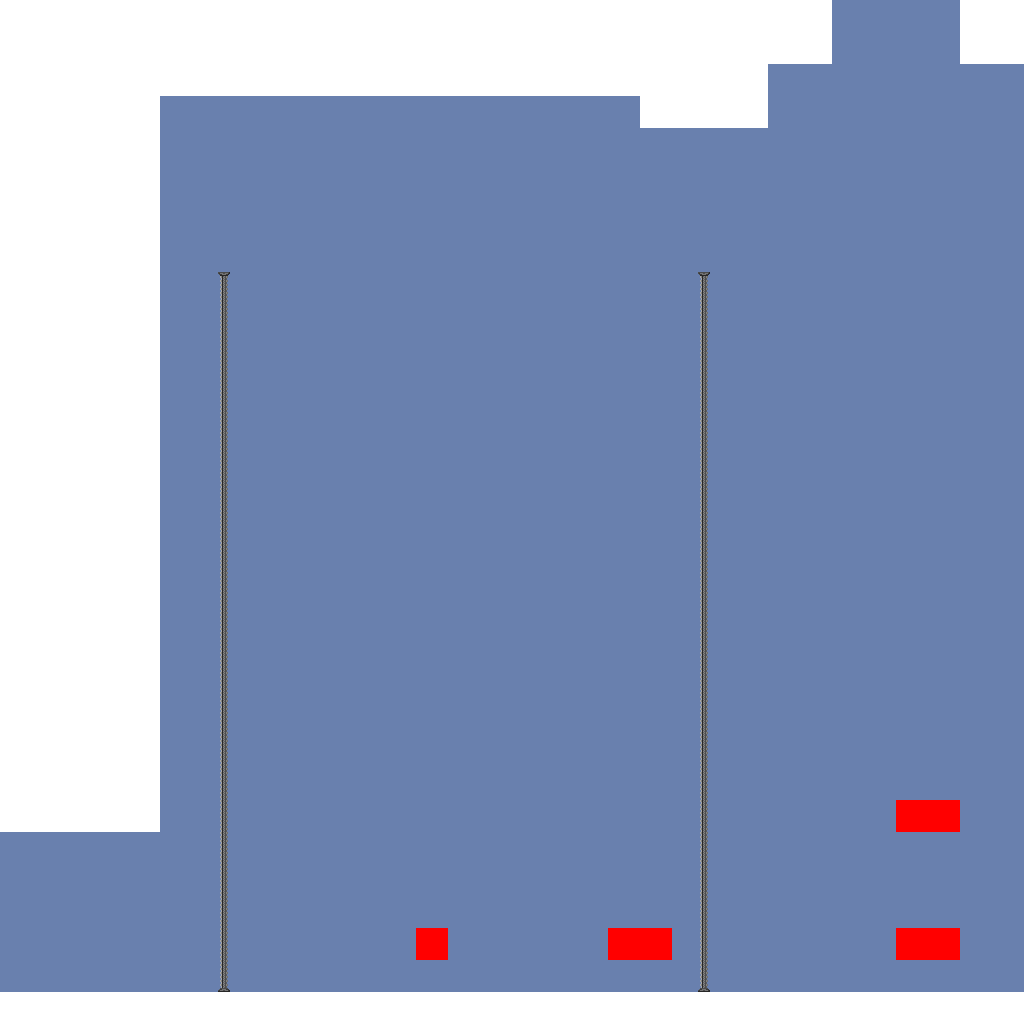
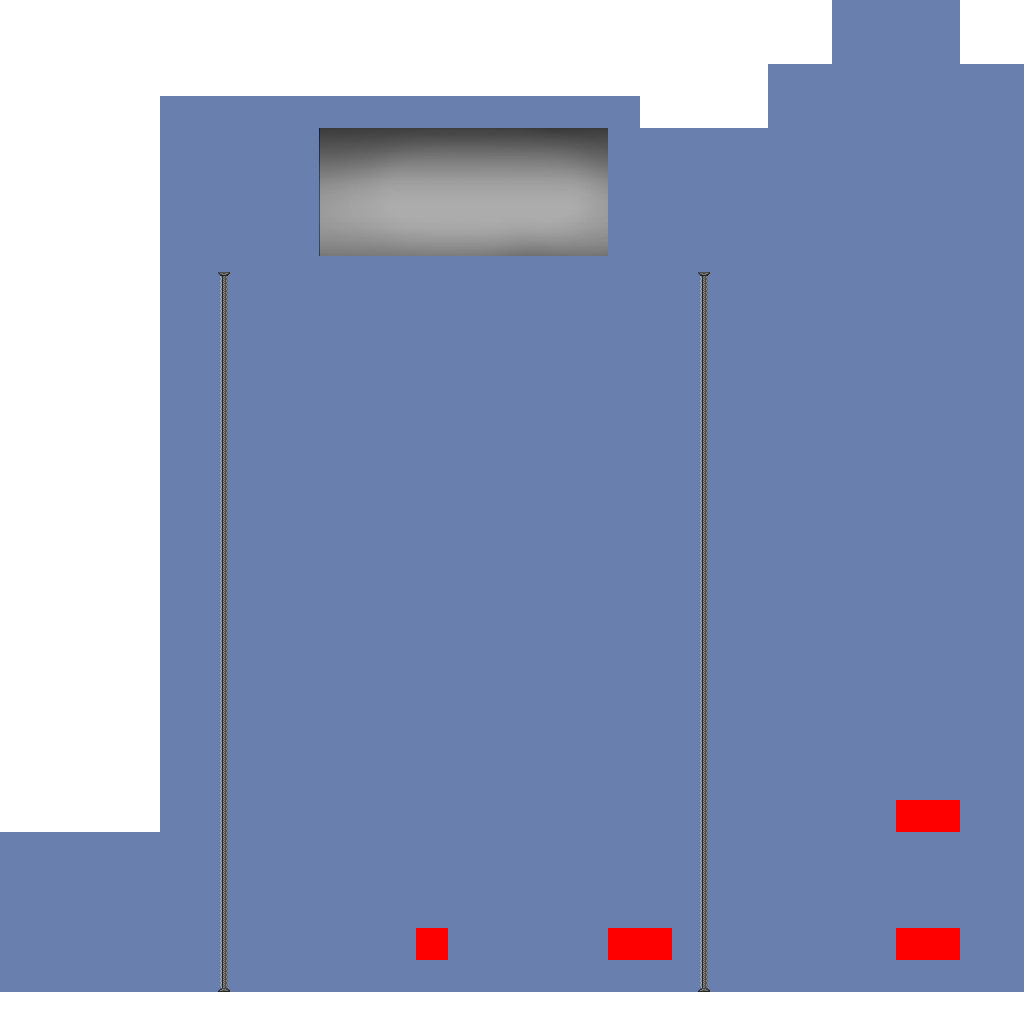
The second 1024px x 1024px image is a revision of the first. Changes to its layers:
added layer "Layer 5" above "Layer 1" over (x1=319, y1=128, x2=608, y2=256)
painted on "Layer 1" over (x1=320, y1=128, x2=608, y2=256)
